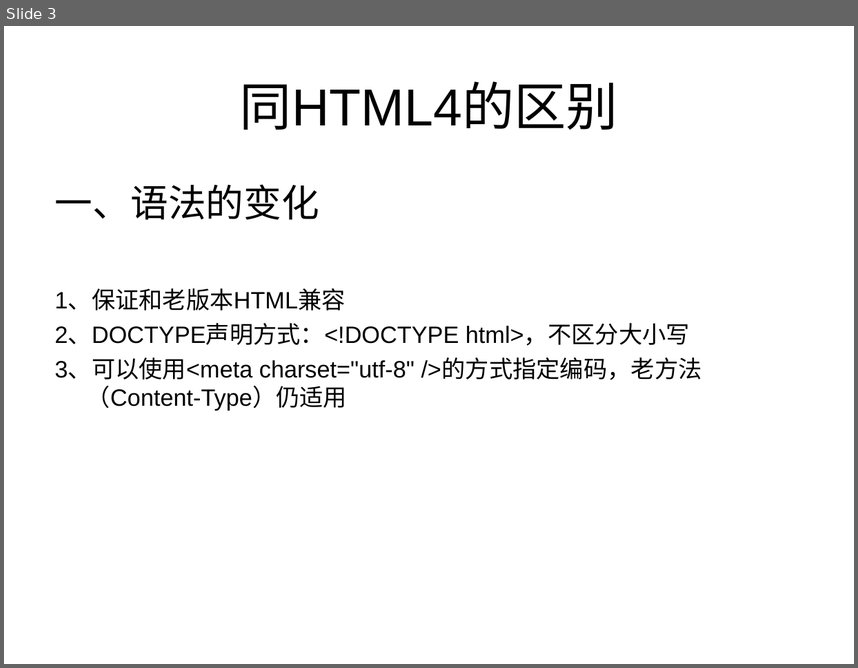
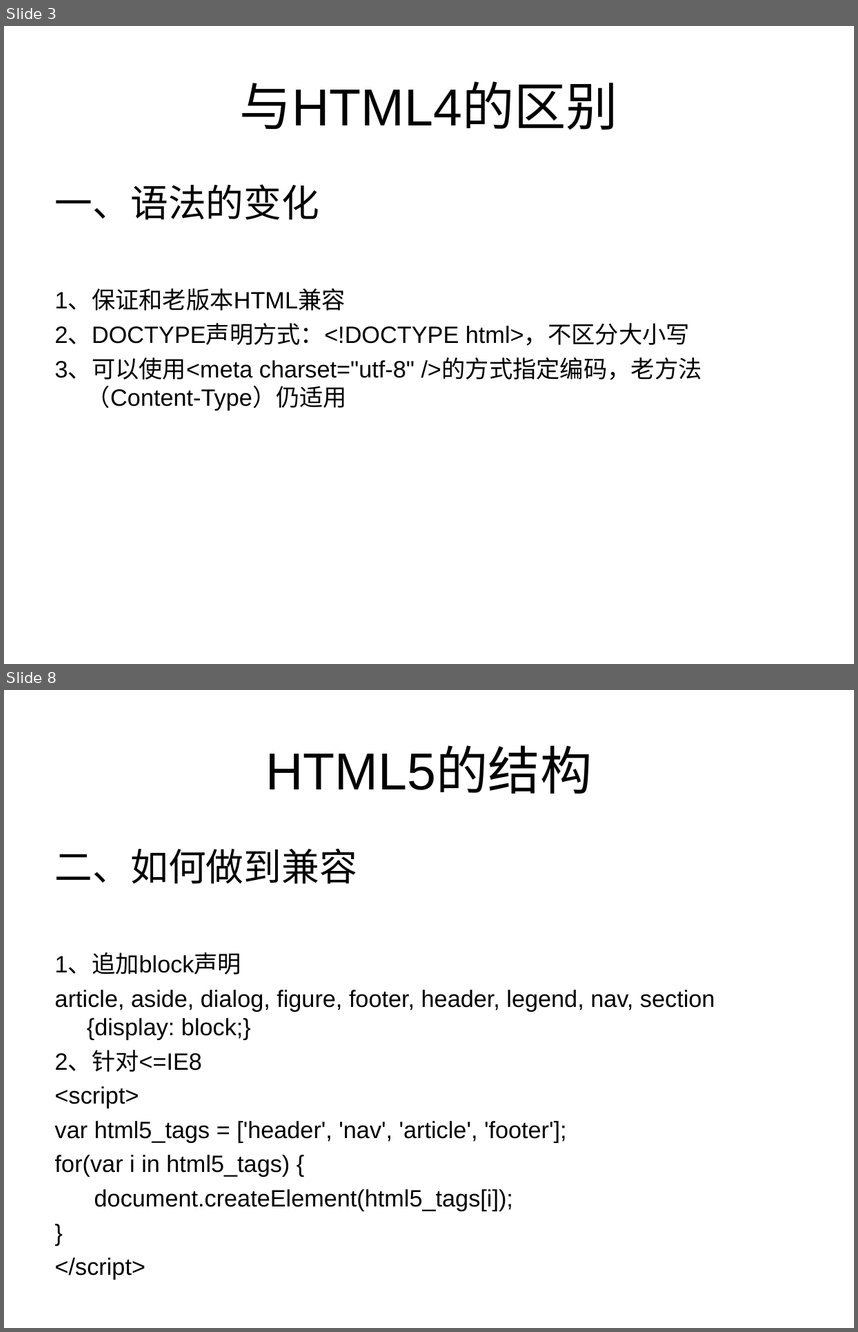
Before and after one commit to testuser2213/tom-wang-manual, a slide deck: manual/html5&css3/html5与css3权威指南/关于HTML5的分享/关于HTML5的分享.ppt. Shown one above the other, each under a label of ours: slide 3 before the commit, slides 3 and 8 after it; the slides between them are not shown. The pictures are 858x668 and 858x1332 pixels, drawn with LibreOffice and Linux fonts; fonts in the diff are those of the drawing. Boxes give left, top, right and bottom in pixels: in the first picture for what was removed or moved away, otherwise in the second. Text is boxed around its words. In the diff, an @@ line names an element or a change of style, - is before the commit and + after.

```diff
--- a/manual/html5&css3/html5与css3权威指南/关于HTML5的分享/关于HTML5的分享.ppt
+++ b/manual/html5&css3/html5与css3权威指南/关于HTML5的分享/关于HTML5的分享.ppt
@@ slide 8 added at (4,690,854,1328), background #FFFFFF @@
@@ title added at (266,748,592,793), 44 pt, text #000000 @@
+HTML5的结构
@@ text added at (55,848,715,1279), 20 pt, text #000000 @@
+二、如何做到兼容
+1、追加block声明
+article, aside, dialog, figure, footer, header, legend, nav, section {display: block;}
+2、针对<=IE8
+<script>
+var html5_tags = ['header', 'nav', 'article', 'footer'];
+for(var i in html5_tags) {
+document.createElement(html5_tags[i]);
+}
+</script>
@@ slide 3 changed as well @@
@@ title at (240,81,618,129): text changed @@
-同HTML4的区别
+与HTML4的区别
```
Also in this commit, not shown: 3 other slides changed, 4 other slides added, 7 other files.
